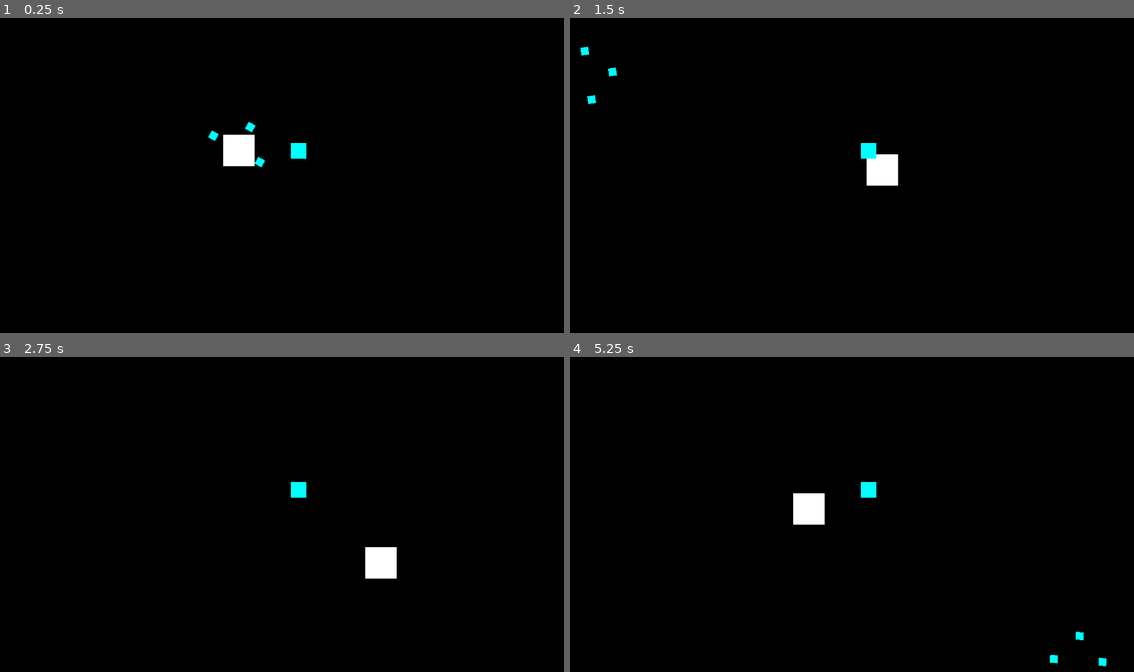
Above: before the commit, frames 1-4 (two rows, left to right).
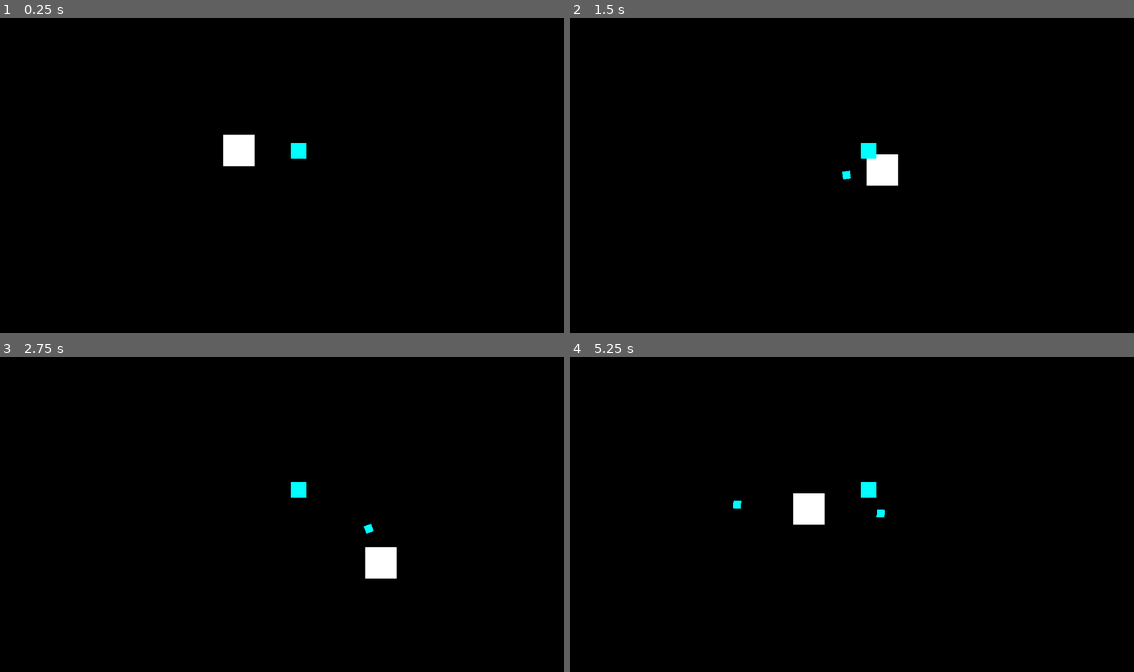
Above: after the commit, the same moments.

Repository: iguessfive/patch-notes-v1.0
Game: Godot game, scene res://main.tscn
Same seed, same stepped clock (60 frames per second), same inputs: the game is played once before the commit and once after it. The project has no main scene, so this scene is started directly.
Inputs (mouse positions are in pixels of both pictures, inside the frame that each line leads up to):
- Up to frame 1 (0.25 s): no input
- Up to frame 2 (1.5 s): tap Enter at 0.5 s; move the mouse to (976, 159) at 0.52 s; hold D 0.53-1.28 s; move the mouse to (739, 191) at 1.27 s; hold S from 1.28 s (still down)
- Up to frame 3 (2.75 s): move the mouse to (338, 445) at 2.02 s; release S at 2.03 s; hold D from 2.03 s (still down)
- Up to frame 4 (5.25 s): move the mouse to (823, 577) at 2.77 s; release D at 2.78 s; hold W 2.78-3.53 s; move the mouse to (1021, 561) at 3.52 s; hold A 3.53-5.03 s; move the mouse to (682, 467) at 4.27 s; move the mouse to (880, 514) at 5.02 s; hold S from 5.03 s (still down)

The runs differ from the first frame. In frame 1, 0.1% of the frame differs, in the area x 36-48%, y 32-48%; in frame 2, 0.2%; in frame 3, less than 0.1%; in frame 4, 0.2%, in the area x 28-96%, y 45-99%.

Commit message:
fixed equip bug

Diff:
--- a/main.tscn
+++ b/main.tscn
@@ -1,10 +1,9 @@
-[gd_scene load_steps=8 format=3 uid="uid://ddyxb652jax2q"]
+[gd_scene load_steps=7 format=3 uid="uid://ddyxb652jax2q"]
 
 [ext_resource type="Script" uid="uid://cj0ulsldv2dco" path="res://scripts/player.gd" id="1_0xm2m"]
 [ext_resource type="Texture2D" uid="uid://cu2ab7bp1uxvh" path="res://assets/white_1x1.png" id="1_ig7tw"]
 [ext_resource type="Script" uid="uid://mlpawikwxc4e" path="res://scripts/item_manager.gd" id="3_1bvp3"]
 [ext_resource type="Script" uid="uid://btvpmmw1w7w0v" path="res://scripts/pickup.gd" id="3_h2yge"]
-[ext_resource type="PackedScene" uid="uid://k30glg7vqdqf" path="res://scenes/item_slot.tscn" id="4_lquwl"]
 
 [sub_resource type="CircleShape2D" id="CircleShape2D_lquwl"]
 radius = 32.0156
@@ -41,15 +40,6 @@
 
 [node name="ItemContainer" type="Node2D" parent="Player/ItemManager"]
 
-[node name="ItemSlot" parent="Player/ItemManager/ItemContainer" instance=ExtResource("4_lquwl")]
-position = Vector2(49, 0)
-
-[node name="ItemSlot2" parent="Player/ItemManager/ItemContainer" instance=ExtResource("4_lquwl")]
-position = Vector2(-60, -1)
-
-[node name="ItemSlot3" parent="Player/ItemManager/ItemContainer" instance=ExtResource("4_lquwl")]
-position = Vector2(-3, -53)
-
 [node name="Pickup" type="Area2D" parent="."]
 position = Vector2(610, 276)
 script = ExtResource("3_h2yge")
@@ -65,7 +55,3 @@
 metadata/_edit_lock_ = true
 
 [connection signal="area_entered" from="Player/ItemManager" to="Player/ItemManager" method="_on_area_entered"]
-
-[editable path="Player/ItemManager/ItemContainer/ItemSlot"]
-[editable path="Player/ItemManager/ItemContainer/ItemSlot2"]
-[editable path="Player/ItemManager/ItemContainer/ItemSlot3"]
--- a/scripts/item_manager.gd
+++ b/scripts/item_manager.gd
@@ -1,6 +1,6 @@
 extends Node2D
 
-const MAX_SLOTS = 4
+const MAX_SLOTS = 100
 
 @onready var item_container: Node2D = get_node("ItemContainer")
 
@@ -16,7 +16,7 @@
 		return
 
 	if area.is_in_group("items"):
-		var slot_radius: float = 50
+		var slot_radius: float = randi_range(50, 150)
 		var slot := Type.ItemSlot.instantiate()
 
 		slot.item = area.item # store data
@@ -27,5 +27,5 @@
 			var item := item_container.get_child(idx)
 			var count := item_container.get_child_count()
 			var angle := (TAU / count) * idx
-			var pos := global_position + Vector2(cos(angle), sin(angle)) * slot_radius
+			var pos = Vector2(cos(angle), sin(angle)) * slot_radius
 			item.position = pos
